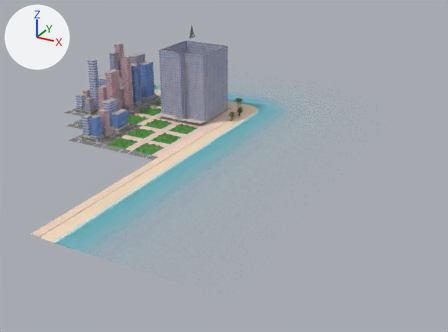
An edit to the Blender file assets/map/Near.blend, drawn before and after from the same camera.
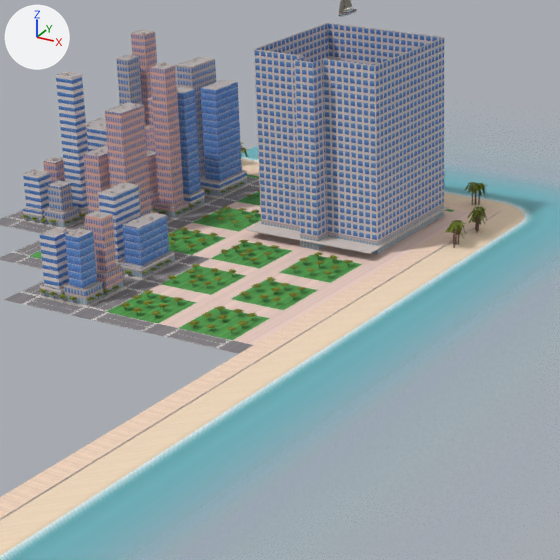
There are two pictures of each version: one whole from a 50 mm camera at (1218.0, -1968.0, 491.0) aimed at (240.0, -191.0, -398.0), one close up on the part from 15% to 60% of the width and 10% to 71% of the height. Arrows for +X, +Y and +Z are at upper left; the lights stay in place. The first two pictures are the older version.

In view in the first close-up: 'Buildings_Front', 'Buildings_Left', 'Coast', 'Ground', 'Shallows', 'Tower', 'Trees' and 2 more.
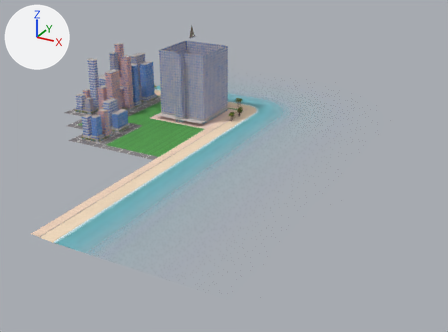
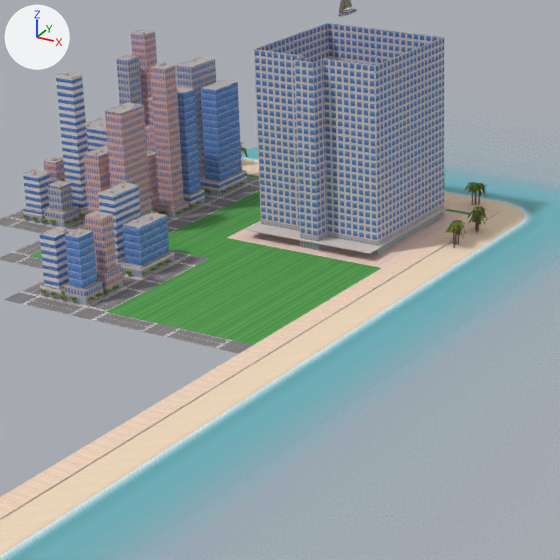
What differs and where, as boxes (x1, y1, x2, y2) in the close-ups (560 x 560 px):
```json
{"part": 1, "of": "me_groundmesh", "change": "deleted", "before": [137, 211, 349, 322]}
{"part": 2, "of": "me_groundmesh", "change": "surface changed", "before": [150, 202, 473, 345], "after": [150, 202, 473, 345], "on screen": "darker"}
{"part": 3, "of": "me_treesmesh", "change": "deleted", "before": [120, 189, 353, 331]}
```

Edits to the scene script, one JSON object a line:
```json
{"block": "me_groundmesh", "where": "# used by ob_ground; location = (0.0, 0.0, 0.0)"}
{"op": "remove", "block": "me_groundmesh", "code": "me_groundmesh.from_pydata(...)  # 5164 vertices, 2582 faces; spans x -455.0..169.0, y -455.0..182.0, z -302.0..-266.0"}
{"op": "add", "block": "me_groundmesh", "code": "me_groundmesh.from_pydata(...)  # 3724 vertices, 1862 faces; spans x -455.0..169.0, y -455.0..182.0, z -302.0..-266.0"}
{"block": "me_groundmesh", "change": "me_groundmesh part 1: 360 loose pieces with 1440 vertices, spanning x -303.0..86.0, y -415.0..85.0, z -300.0..-294.0, are deleted"}
{"block": "me_groundmesh", "change": "me_groundmesh part 2: 48 kept faces spanning x -455.0..125.0, y -425.0..135.0, z -300.0 get new texture (UV) coordinates"}
{"block": "me_treesmesh", "where": "# used by ob_trees; location = (0.0, 0.0, 0.0)"}
{"op": "remove", "block": "me_treesmesh", "code": "me_treesmesh.from_pydata(...)  # 1744 vertices, 872 faces; spans x -430.0..92.0, y -429.0..99.0, z -294.0..-290.0"}
{"op": "add", "block": "me_treesmesh", "code": "me_treesmesh.from_pydata(...)  # 1024 vertices, 512 faces; spans x -430.0..-121.0, y -429.0..99.0, z -293.0..-290.0"}
{"block": "me_treesmesh", "change": "me_treesmesh part 3: 180 loose pieces with 720 vertices, spanning x -308.0..92.0, y -421.0..91.0, z -294.0..-291.0, are deleted"}
```
